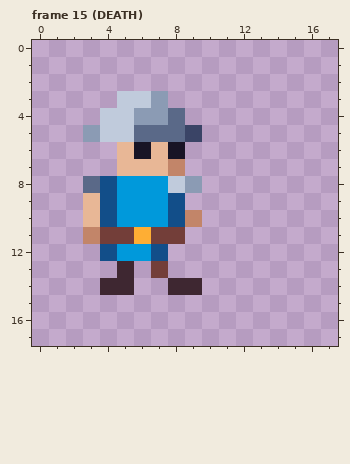
Edited in one commit: pixel-art file (assets/art/units/enemy/soldier/soldier.aseprite). Above, as it was before the edit.
18x18 pixels, 18 frames. Shown: frame 15 (DEATH). The old version is drawn lined up with the new one. The commit also changed other frames, which this record leaves out.
New version:
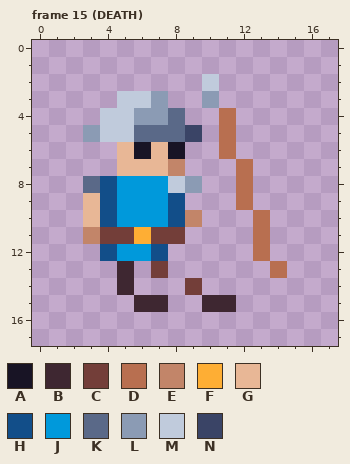
Palette (. is transparent): A #181425  B #3e2731  C #733e39  D #b86f50  E #c28569  F #feae34  G #e8b796  H #124e89  J #0099db  K #5a6988  L #8b9bb4  M #c0cbdc  N #3a4466
The exact change:
whole drawing moved by -1,-1 (the old picture is shown already moved)
Frame 15 (DEATH):
Colour B is added in row 15 at x 6 to 7 and 10 to 11.
Colour C replaces colour B in row 14 at x 9.
Colour D is added in rows 4 to 6 at x 11; in rows 7 to 9 at x 12; in rows 10 to 12 at x 13; in row 13 at x 14.
Colour L is added in row 3 at x 10.
Colour M is added in row 2 at x 10.
The author cleared colour B in row 14 at x 4 and 8.
Where, in picture pixels (left, top, right, bottom), the same in both pictures:
changed: (100, 74, 287, 312)
